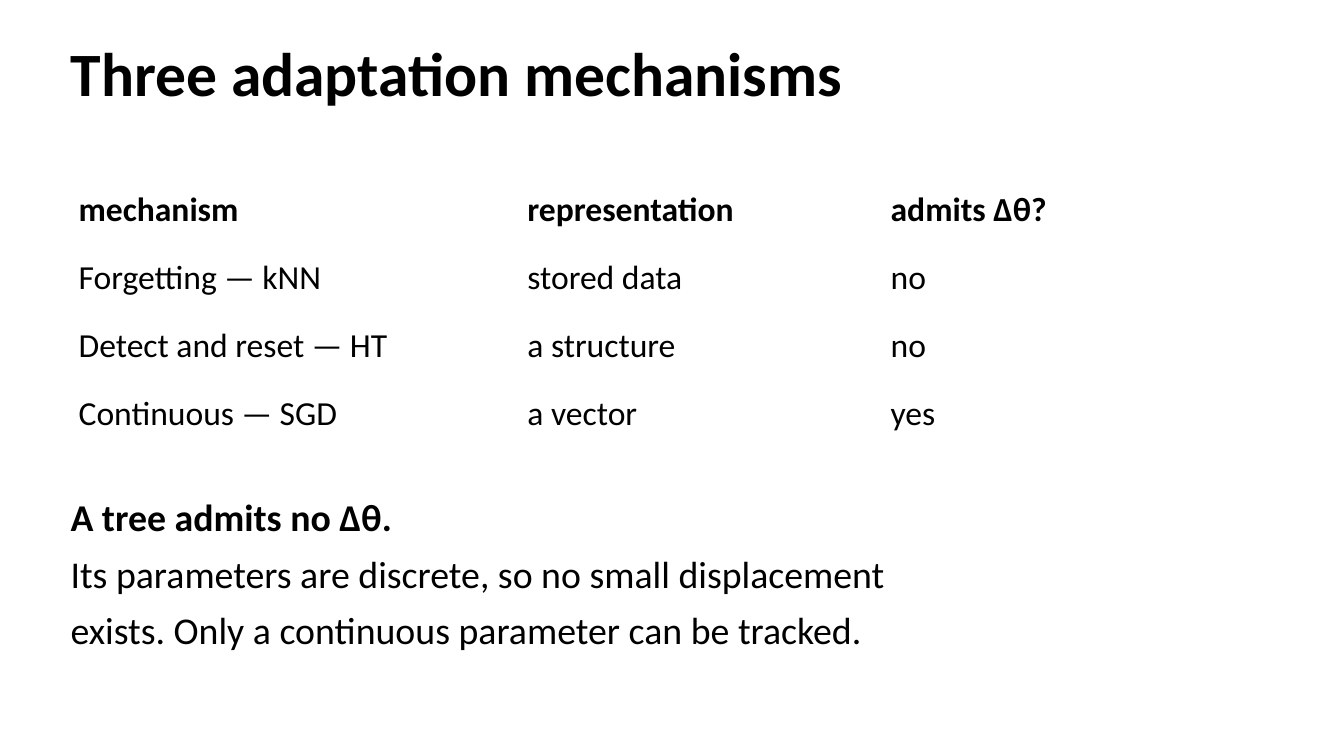
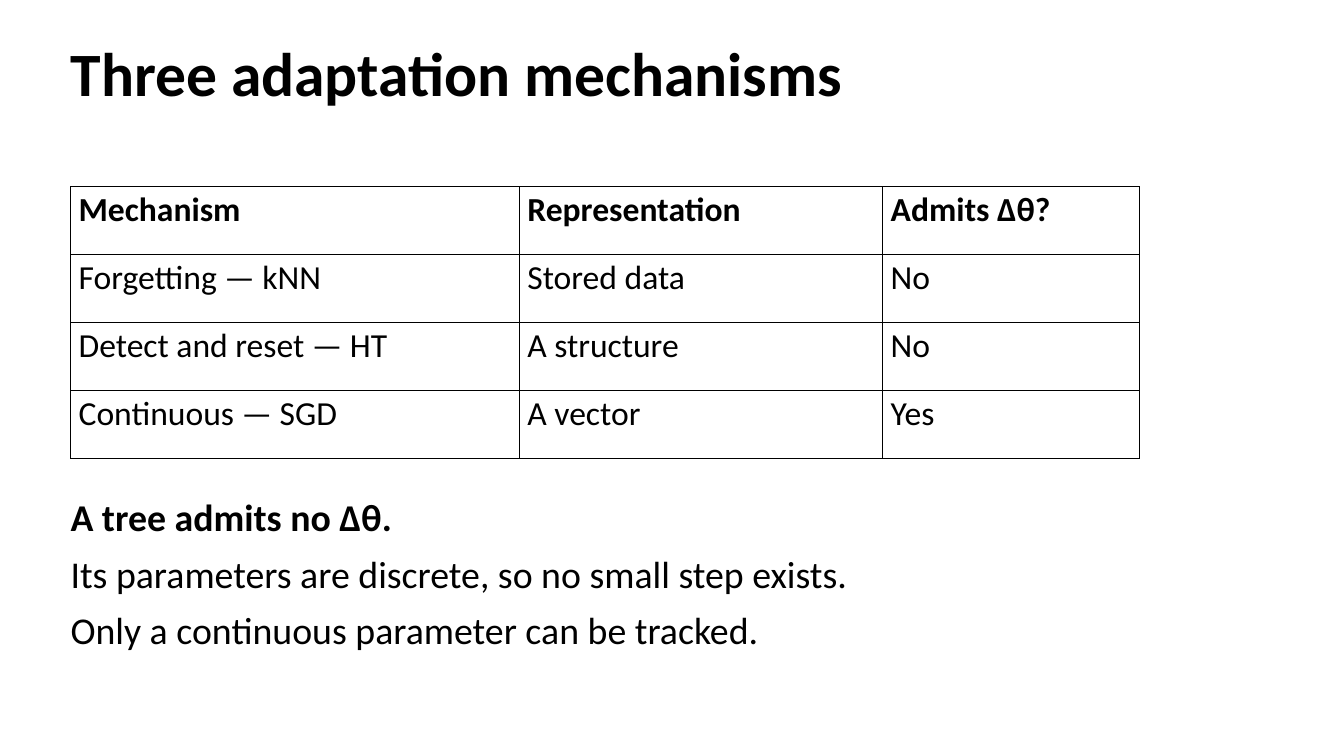
Before and after one commit to phuong0111/time-series-research, a slide deck: slide 11 of data-drift/seminar.pptx. Drawn at 1344x756 pixels with LibreOffice and Linux fonts; fonts in the diff are those of the drawing. Boxes give left, top, right and bottom in pixels: in the first picture for what was removed or moved away, otherwise in the second. Text is boxed around its words. In the diff, an @@ line names an element or a change of style, - is before the commit and + after.

```diff
--- a/data-drift/seminar.pptx
+++ b/data-drift/seminar.pptx
@@ table at (x1=71, y1=187, x2=1138, y2=459) @@
-row 1: mechanism | representation | admits Δθ?
+row 1: Mechanism | Representation | Admits Δθ?
-row 2, column 2: stored data
+row 2, column 2: Stored data
-row 2, column 3: no
+row 2, column 3: No
-row 3, column 2: a structure
+row 3, column 2: A structure
-row 3, column 3: no
+row 3, column 3: No
-row 4, column 2: a vector
+row 4, column 2: A vector
-row 4, column 3: yes
+row 4, column 3: Yes
@@ borders changed @@
@@ text at (x1=71, y1=561, x2=847, y2=650): text changed @@
-Its parameters are discrete, so no small displacement
-exists. Only a continuous parameter can be tracked.
+Its parameters are discrete, so no small step exists.
+Only a continuous parameter can be tracked.
```
Also in this commit, not shown: 15 other slides changed, 1 other file.
